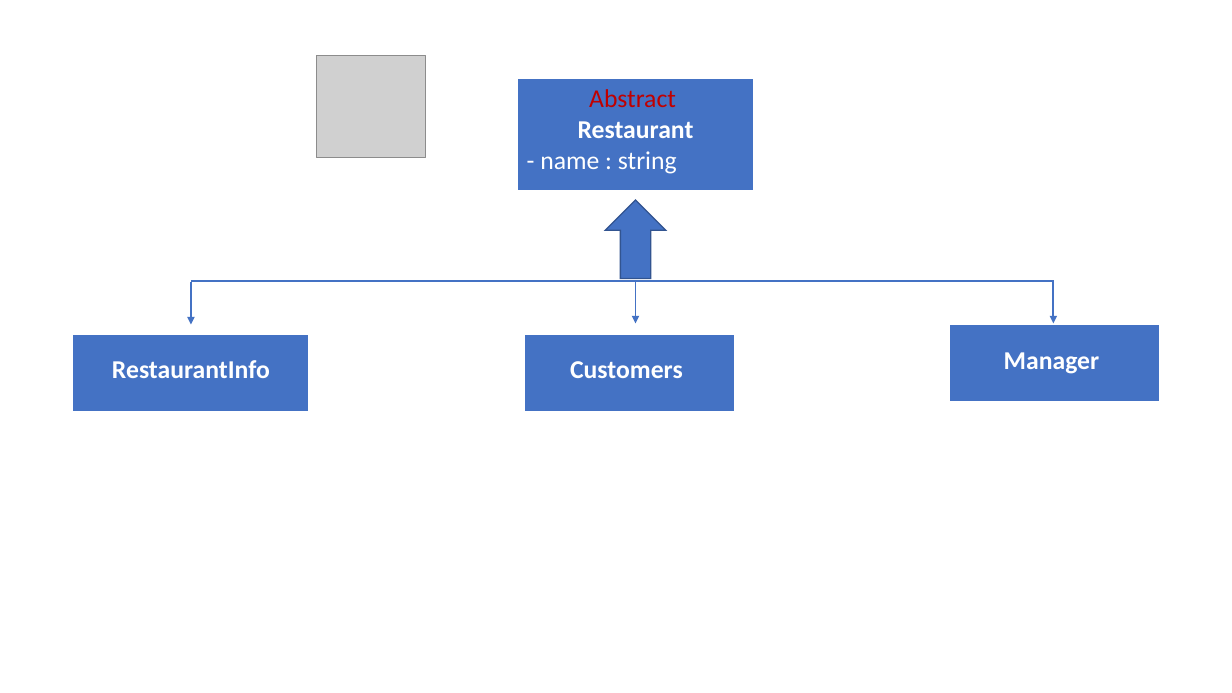
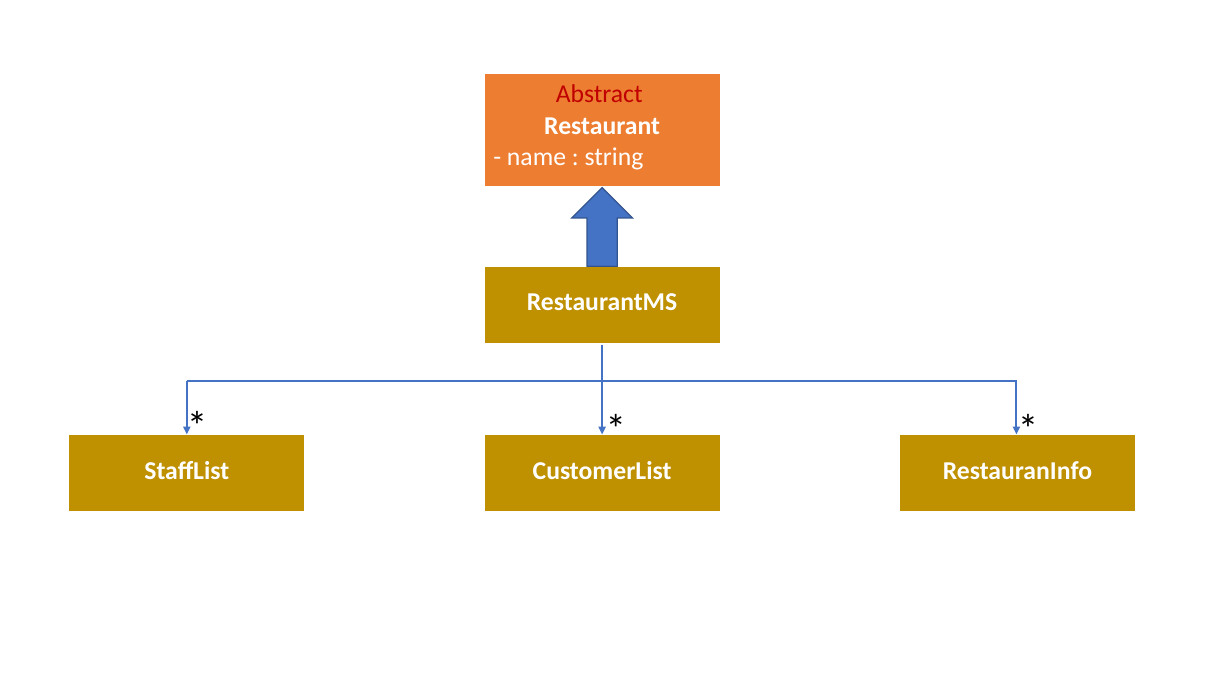
Before and after one commit to sophyseuy/OOP-PROJECT, a slide deck: slide 1 of Presentation1.pptx. Drawn at 1232x693 pixels with LibreOffice and Linux fonts; fonts in the diff are those of the drawing; grey boxes stand for pictures; background and template pictures are left out. Boxes give left, top, right and bottom in pixels: in the first picture for what was removed or moved away, otherwise in the second. Text is boxed around its words. In the diff, an @@ line names an element or a change of style, - is before the commit and + after.

```diff
--- a/Presentation1.pptx
+++ b/Presentation1.pptx
@@ picture removed at (316, 55, 426, 158) @@
@@ table at (484, 74, 721, 188) @@
@@ fill #4472C4 to #ED7D31 in row 1, column 1 @@
@@ table: place and size @@
-table at (518, 78, 754, 191)
+table at (484, 74, 721, 188)
@@ down arrow: place and size @@
-down arrow at (605, 200, 666, 278)
+down arrow at (572, 188, 633, 266)
@@ table added at (484, 266, 721, 345), 1 rows, 1 columns @@
+RestaurantMS
@@ arrow removed from (1054, 281) to (1054, 323) @@
@@ table removed at (73, 335, 310, 413), 1 rows, 1 columns @@
-RestaurantInfo
@@ table removed at (525, 335, 735, 413), 1 rows, 1 columns @@
-Customers
@@ arrow moved from (636, 281) - (636, 323) to (603, 345) - (603, 434) @@
@@ line moved from (191, 281) - (1055, 281) to (187, 381) - (1018, 381) @@
@@ arrow added from (187, 381) to (187, 434), #4472C4 1.5 pt @@
@@ arrow moved from (191, 283) - (191, 324) to (1017, 381) - (1017, 434) @@
@@ text added at (187, 396, 191, 455), 32 pt, text #000000 @@
+*
@@ text added at (606, 398, 611, 457), 32 pt, text #000000 @@
+*
@@ text added at (1019, 398, 1023, 457), 32 pt, text #000000 @@
+*
@@ table added at (68, 434, 305, 513), 1 rows, 1 columns @@
+StaffList
@@ table added at (484, 434, 721, 513), 1 rows, 1 columns @@
+CustomerList
@@ table at (899, 434, 1136, 513) @@
-row 1, column 1: Manager
+row 1, column 1: RestauranInfo
@@ fill #4472C4 to #BF9000 in row 1, column 1 @@
@@ table: place and size @@
-table at (950, 324, 1160, 403)
+table at (899, 434, 1136, 513)
```
Also in this commit, not shown: 4 other slides changed, 27 other files.
